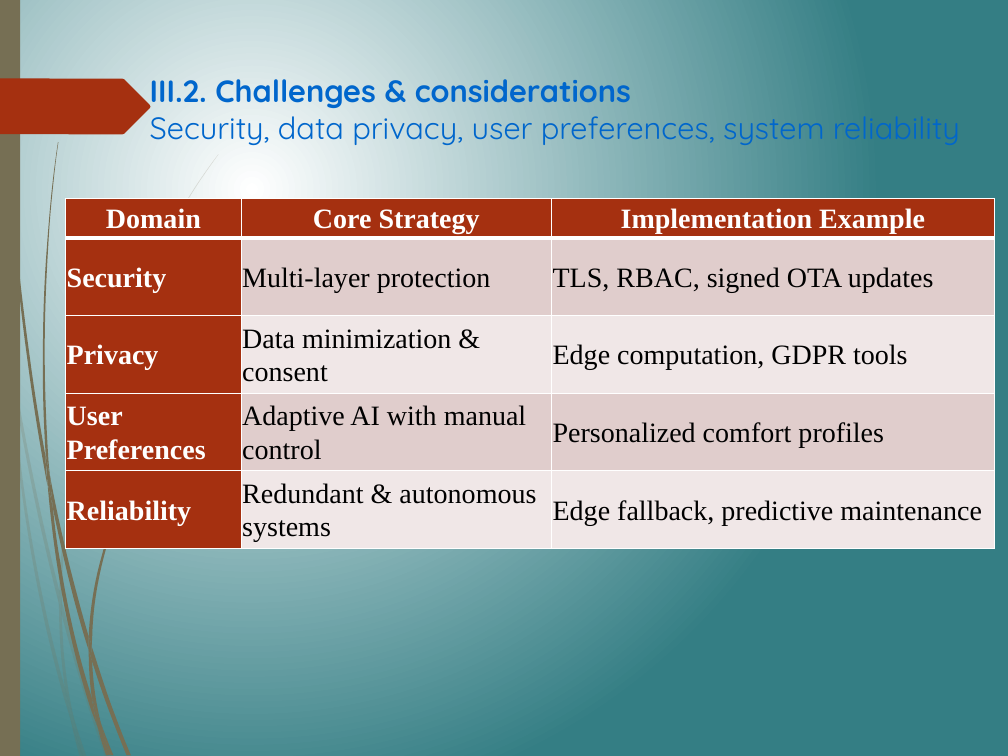
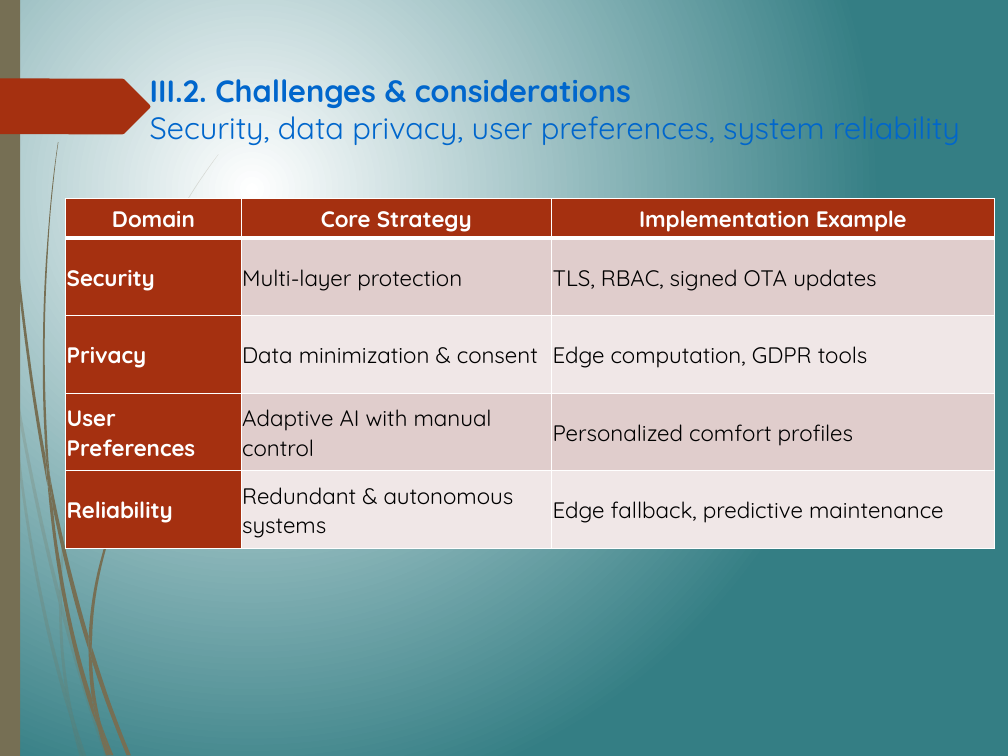
Before and after one commit to thanqminh/thanqminh.com, a slide deck: slide 14 of files/minh.pptx. Drawn at 1008x756 pixels with LibreOffice and Linux fonts; fonts in the diff are those of the drawing. Boxes give left, top, right and bottom in pixels: in the first picture for what was removed or moved away, otherwise in the second. Text is boxed around its words. In the diff, an @@ line names an element or a change of style, - is before the commit and + after.

```diff
--- a/files/minh.pptx
+++ b/files/minh.pptx
@@ table at bbox=[66, 199, 994, 548] @@
@@ size 20 to 16 pt, font Times New Roman to Quicksand @@
```
Also in this commit, not shown: 8 other slides changed.
